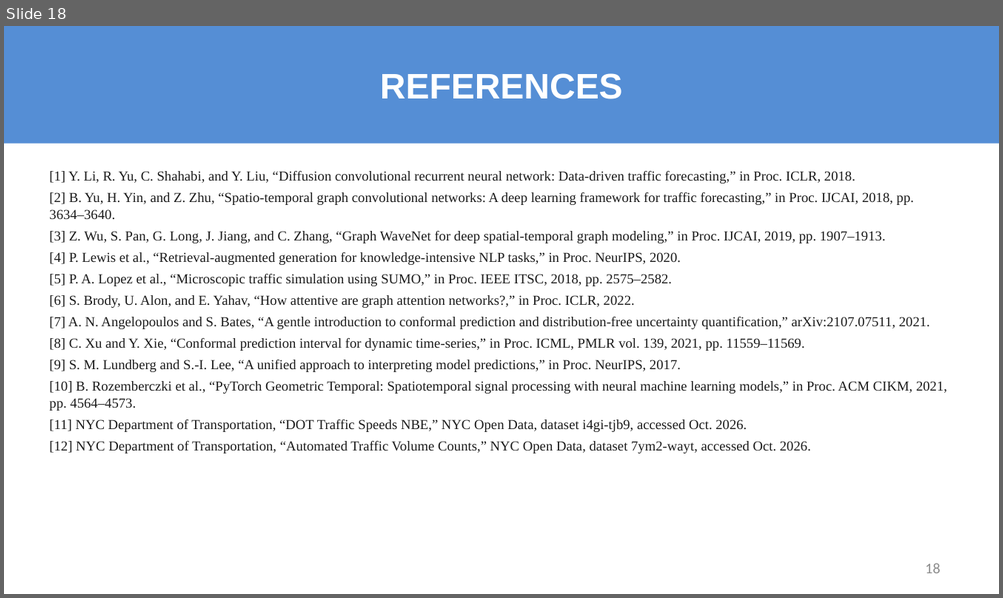
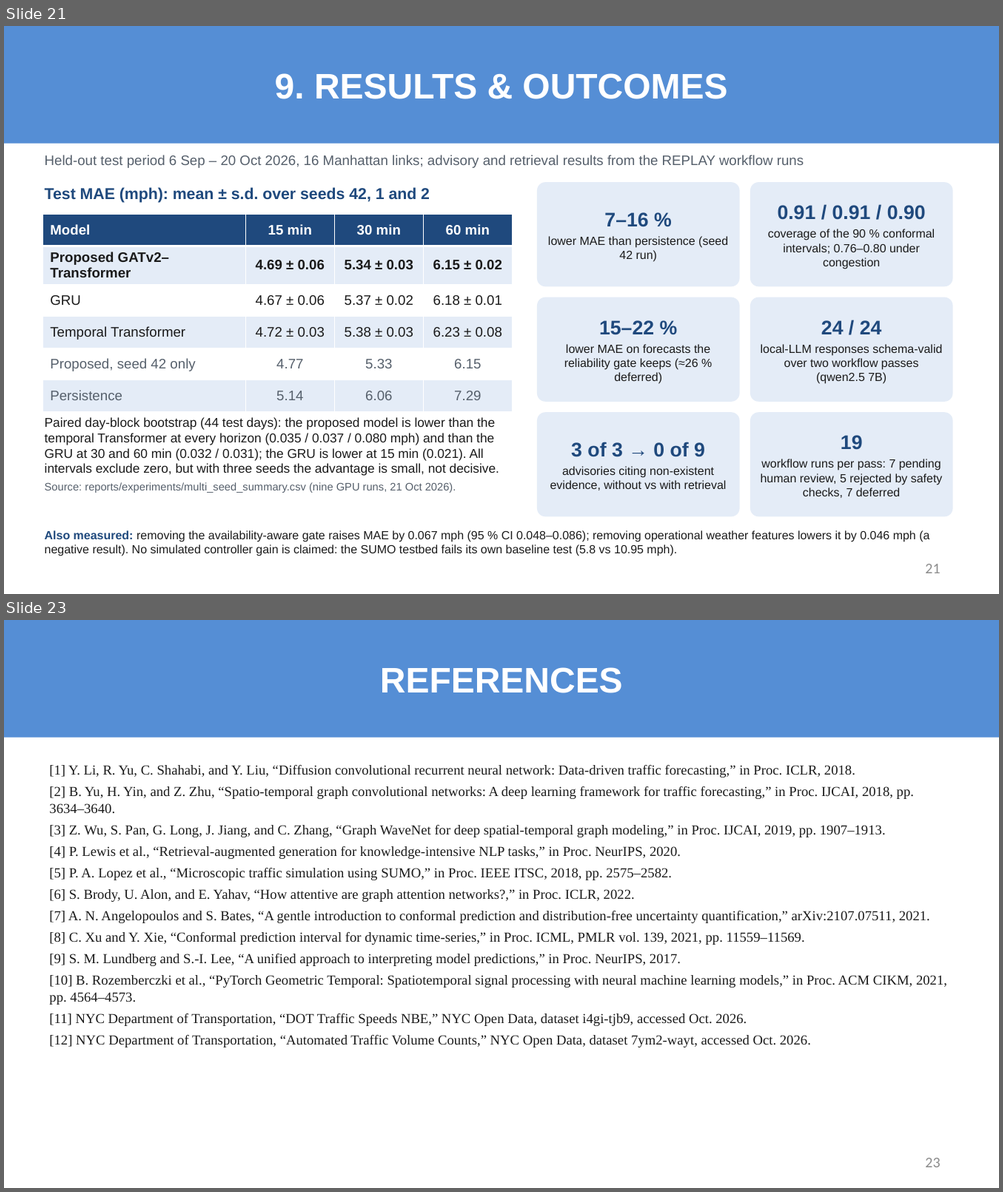
Before and after one commit to sricharansk/Major-Project, a slide deck: presentation/Final_Review_S_K_Sricharan_25MML1010.pptx. Shown one above the other, each under a label of ours: slide 18 before the commit, slides 21 and 23 after it; the slides between them are not shown. The pictures are 1003x598 and 1003x1192 pixels, drawn with LibreOffice and Linux fonts; fonts in the diff are those of the drawing. Boxes give left, top, right and bottom in pixels: in the first picture for what was removed or moved away, otherwise in the second. Text is boxed around its words. In the diff, an @@ line names an element or a change of style, - is before the commit and + after.

```diff
--- a/presentation/Final_Review_S_K_Sricharan_25MML1010.pptx
+++ b/presentation/Final_Review_S_K_Sricharan_25MML1010.pptx
@@ slide 21 added at [4, 26, 999, 594], background #FFFFFF @@
@@ title added at [4, 26, 999, 143], fill #558ED5, 36 pt, text #FFFFFF, bold @@
+9. RESULTS & OUTCOMES
@@ text added at [45, 155, 803, 168], 14 pt, text #555F6B @@
+Held-out test period 6 Sep – 20 Oct 2026, 16 Manhattan links; advisory and retrieval results from the REPLAY workflow runs
@@ text added at [45, 187, 430, 203], 16 pt, text #1F497D, bold @@
+Test MAE (mph): mean ± s.d. over seeds 42, 1 and 2
@@ rounded rectangle added at [537, 182, 740, 286], fill #E4ECF7, 12 pt, text #1A1A1A @@
+7–16 %
+lower MAE than persistence (seed 42 run)
@@ rounded rectangle added at [750, 182, 953, 286], fill #E4ECF7, 12 pt, text #1A1A1A @@
+0.91 / 0.91 / 0.90
+coverage of the 90 % conformal intervals; 0.76–0.80 under congestion
@@ table added at [43, 214, 512, 406], 6 rows, 4 columns @@
+Model | 15 min | 30 min | 60 min
+Proposed GATv2–Transformer | 4.69 ± 0.06 | 5.34 ± 0.03 | 6.15 ± 0.02
+GRU | 4.67 ± 0.06 | 5.37 ± 0.02 | 6.18 ± 0.01
+Temporal Transformer | 4.72 ± 0.03 | 5.38 ± 0.03 | 6.23 ± 0.08
+Proposed, seed 42 only | 4.77 | 5.33 | 6.15
+Persistence | 5.14 | 6.06 | 7.29
@@ rounded rectangle added at [537, 298, 740, 402], fill #E4ECF7, 12 pt, text #1A1A1A @@
+15–22 %
+lower MAE on forecasts the reliability gate keeps (≈26 % deferred)
@@ rounded rectangle added at [750, 298, 953, 402], fill #E4ECF7, 12 pt, text #1A1A1A @@
+24 / 24
+local-LLM responses schema-valid over two workflow passes (qwen2.5 7B)
@@ text added at [45, 417, 499, 493], 13 pt, text #1A1A1A @@
+Paired day-block bootstrap (44 test days): the proposed model is lower than the temporal Transformer at every horizon (0.035 / 0.037 / 0.080 mph) and than the GRU at 30 and 60 min (0.032 / 0.031); the GRU is lower at 15 min (0.021). All intervals exclude zero, but with three seeds the advantage is small, not decisive.
+Source: reports/experiments/multi_seed_summary.csv (nine GPU runs, 21 Oct 2026).
@@ rounded rectangle added at [537, 412, 740, 517], fill #E4ECF7, 12 pt, text #1A1A1A @@
+3 of 3 → 0 of 9
+advisories citing non-existent evidence, without vs with retrieval
@@ rounded rectangle added at [750, 412, 953, 517], fill #E4ECF7, 12 pt, text #1A1A1A @@
+19
+workflow runs per pass: 7 pending human review, 5 rejected by safety checks, 7 deferred
@@ text added at [45, 531, 929, 557], 12 pt, text #1A1A1A @@
+Also measured: removing the availability-aware gate raises MAE by 0.067 mph (95 % CI 0.048–0.086); removing operational weather features lowers it by 0.046 mph (a negative result). No simulated controller gain is claimed: the SUMO testbed fails its own baseline test (5.8 vs 10.95 mph).
@@ page number added at [925, 564, 939, 574], 15 pt, text #8C8C8C @@
+21
@@ what was slide 18 is now slide 23 @@
@@ page number at [925, 1158, 939, 1168]: text changed @@
-18
+23
```
Also in this commit, not shown: 2 slides changed, 5 other slides added, 1 slide removed, 15 other files.
